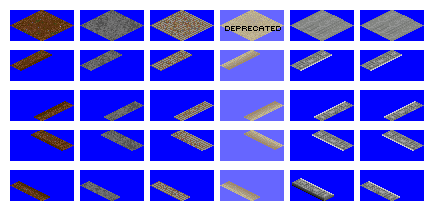
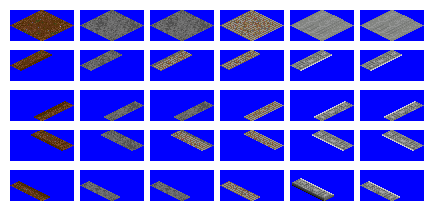
Two versions of the same layered image (440 x 220). Layer-by-layer changes:
hid "Deprecated" over [220, 10, 284, 201]
painted on "Background" over [150, 10, 284, 201]
